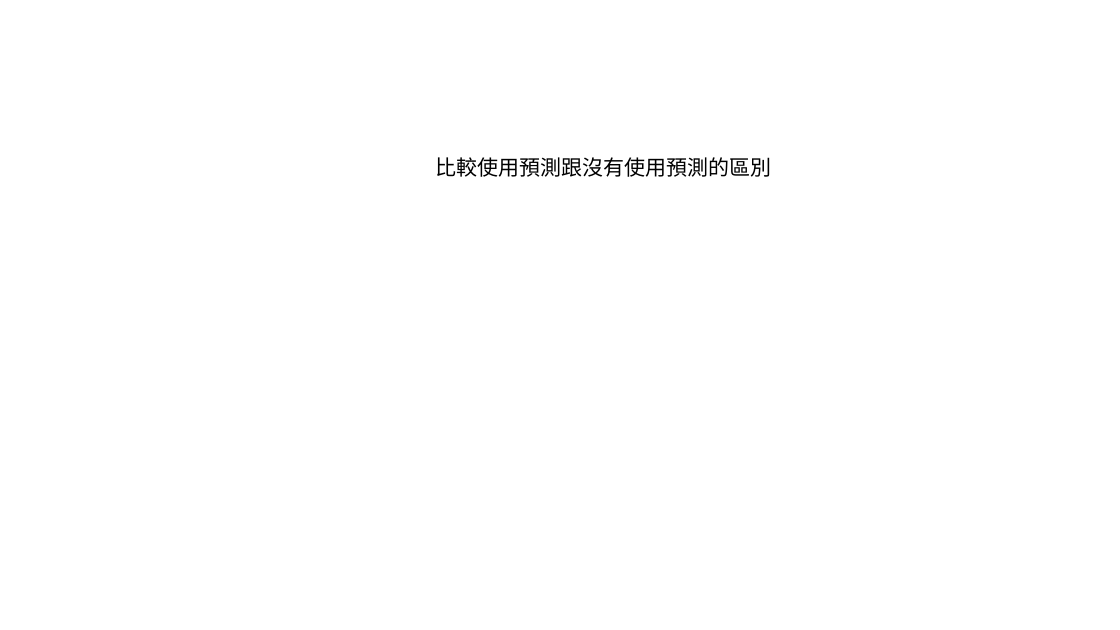
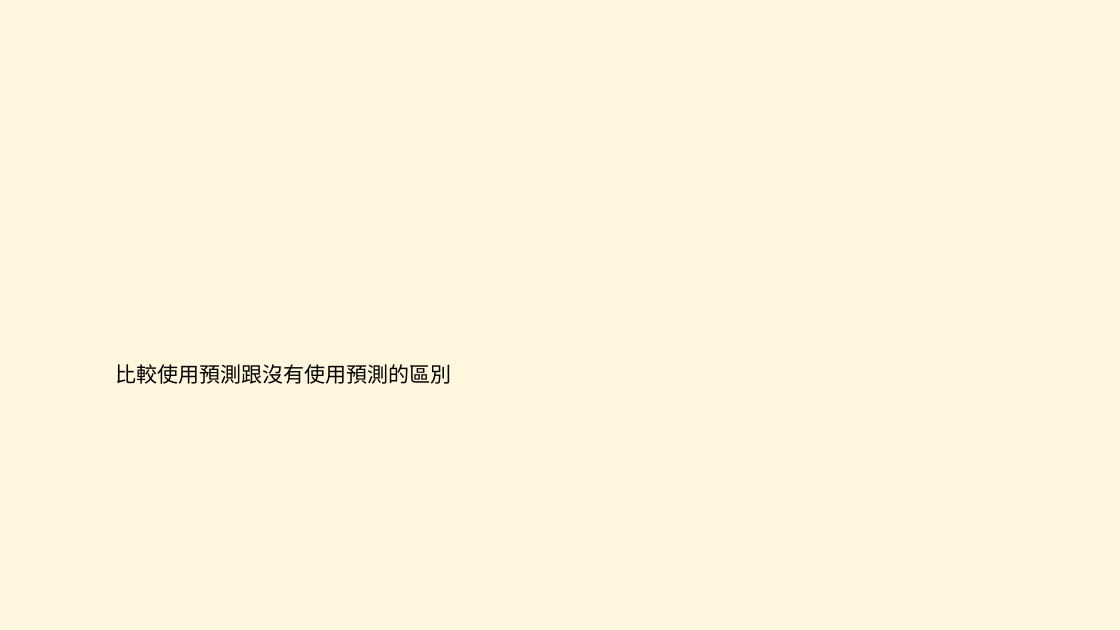
Before and after one commit to SJLin1002/SJ-Master-Thesis, a slide deck: slide 9 of 簡報1.pptx (slide 2 before the commit). Drawn at 1120x630 pixels with LibreOffice and Linux fonts; fonts in the diff are those of the drawing. Boxes give left, top, right and bottom in pixels: in the first picture for what was removed or moved away, otherwise in the second. Text is boxed around its words. In the diff, an @@ line names an element or a change of style, - is before the commit and + after.

```diff
--- a/簡報1.pptx
+++ b/簡報1.pptx
@@ background #FFFFFF to #FFF7DD @@
@@ text "比較使用預測跟沒有使用預測的區別": place and size @@
-text "比較使用預測跟沒有使用預測的區別" at box(436, 157, 772, 177)
+text "比較使用預測跟沒有使用預測的區別" at box(115, 364, 451, 384)
```
Also in this commit, not shown: 1 other slide changed, 13 slides added, 2 slides removed, 1 other file.
